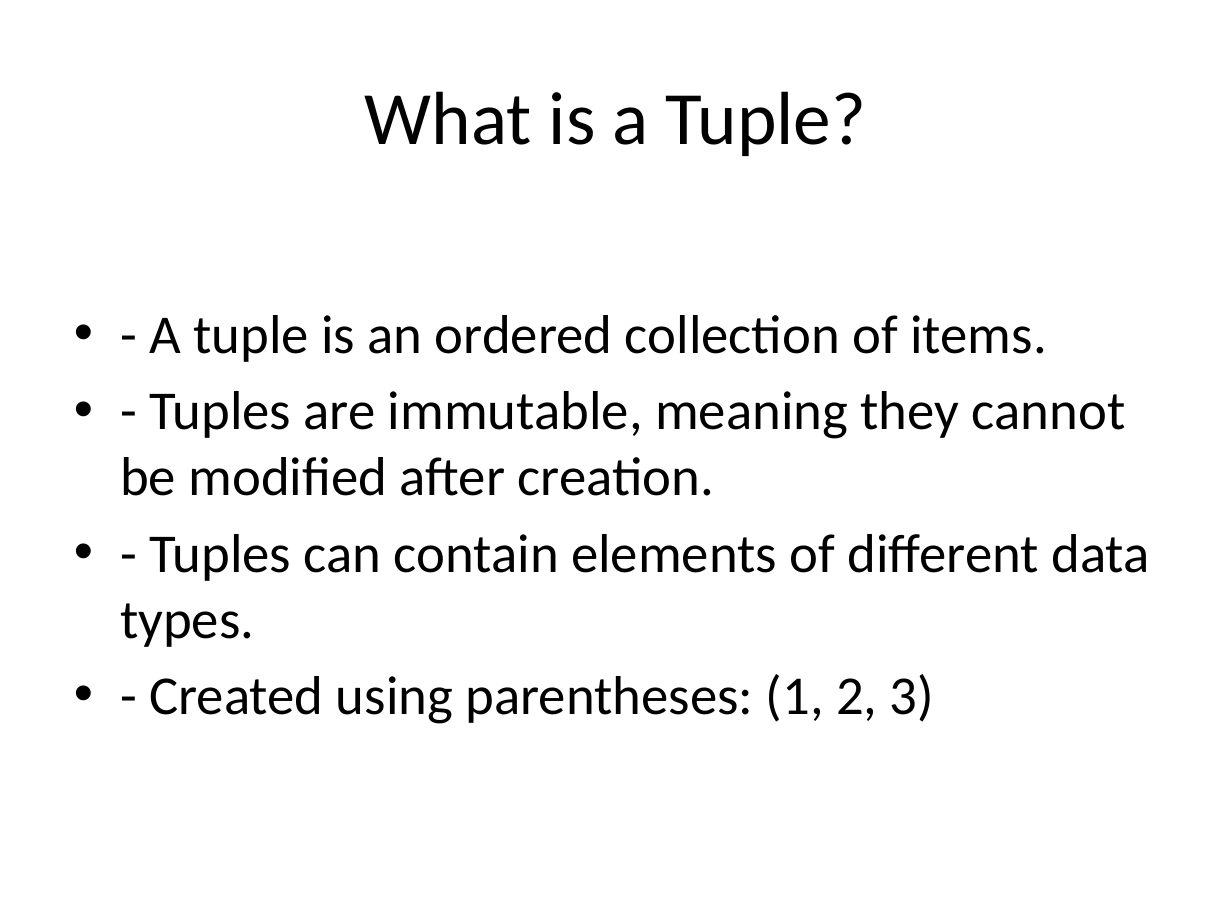
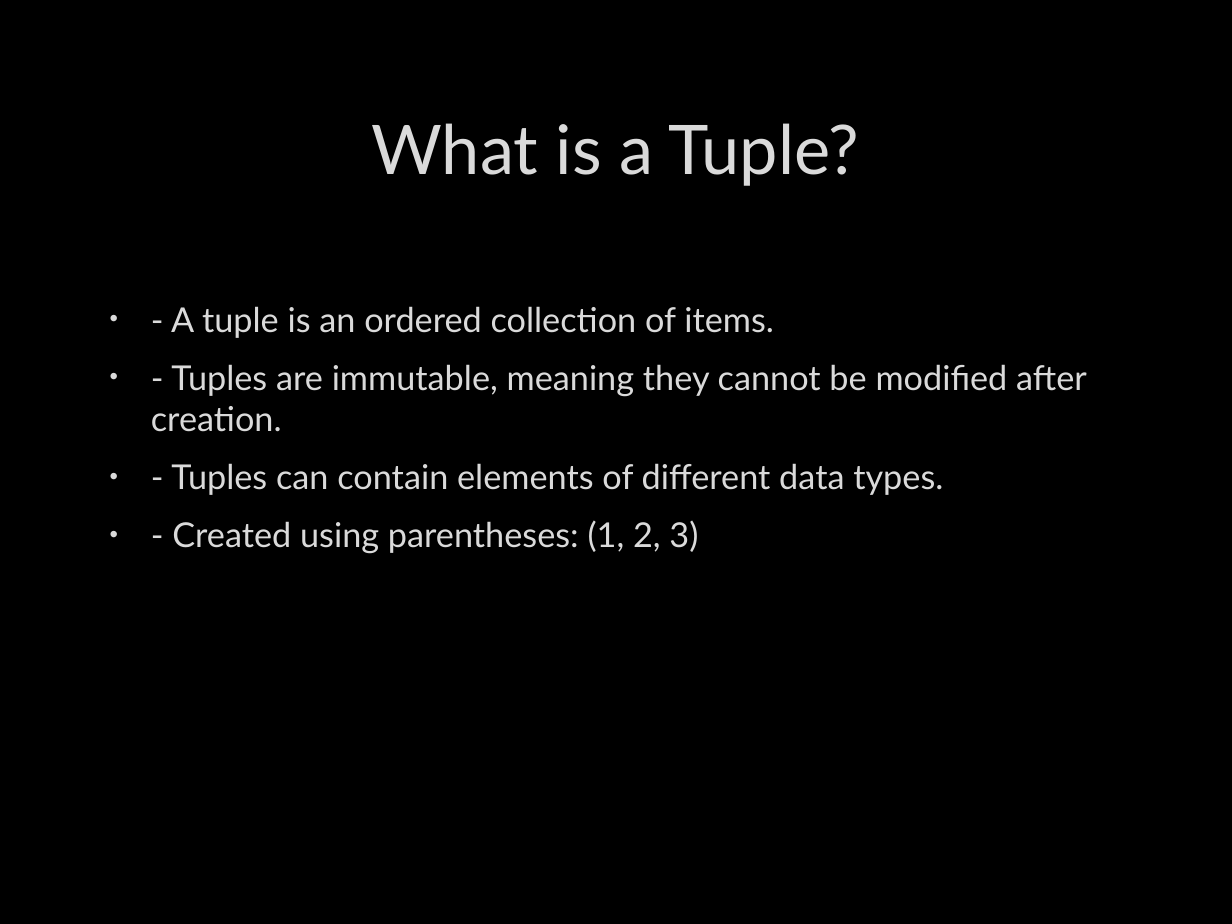
Before and after one commit to treanorjp/PythonCourse, a slide deck: slide 19 of Python_Data_Structures.pptx. Drawn at 1232x924 pixels with LibreOffice and Linux fonts; fonts in the diff are those of the drawing; background and template pictures are left out. Boxes give left, top, right and bottom in pixels: in the first picture for what was removed or moved away, otherwise in the second. Text is boxed around its words. In the diff, an @@ line names an element or a change of style, - is before the commit and + after.

```diff
--- a/Python_Data_Structures.pptx
+++ b/Python_Data_Structures.pptx
@@ background #FFFFFF to picture (left out) @@
@@ title "What is a Tuple?" moved from (x1=365, y1=91, x2=867, y2=156) to (x1=371, y1=123, x2=860, y2=186) @@
@@ title "What is a Tuple?" at (x1=371, y1=123, x2=860, y2=186): size 44 to 40 pt, font Calibri to Lato, text colour #000000 to #DADADA, letter outline none to #404040 0.75 pt @@
@@ text "- A tuple is an ..." moved from (x1=120, y1=315, x2=1149, y2=724) to (x1=151, y1=306, x2=1087, y2=554) @@
@@ text "- A tuple is an ..." at (x1=151, y1=306, x2=1087, y2=554): size 32 to 20 pt, font Calibri to Lato, text colour #000000 to #DADADA, letter outline none to #404040 0.75 pt; indent changed; more space between paragraphs @@
```
Also in this commit, not shown: 31 other slides changed, 1 other file.
